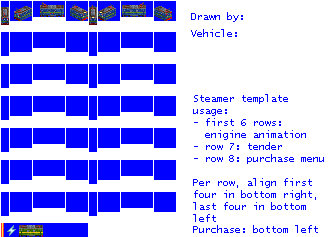
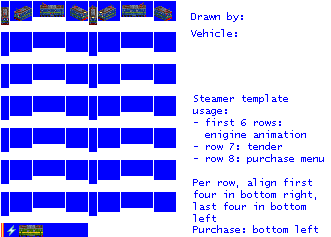
Comparing the layer stacks of the two 331×237 images. Changes:
added layer "Pasted Layer copy" above "empty.png" over [40, 15, 62, 17]
painted on "empty.png" over [125, 15, 144, 17]
